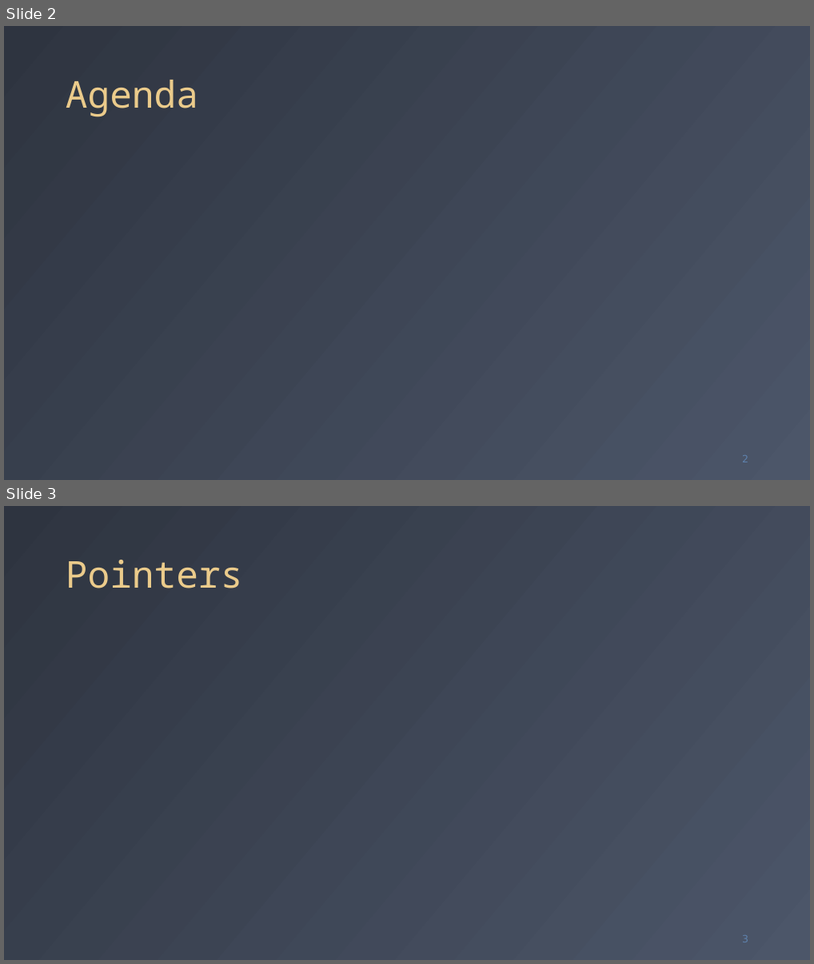
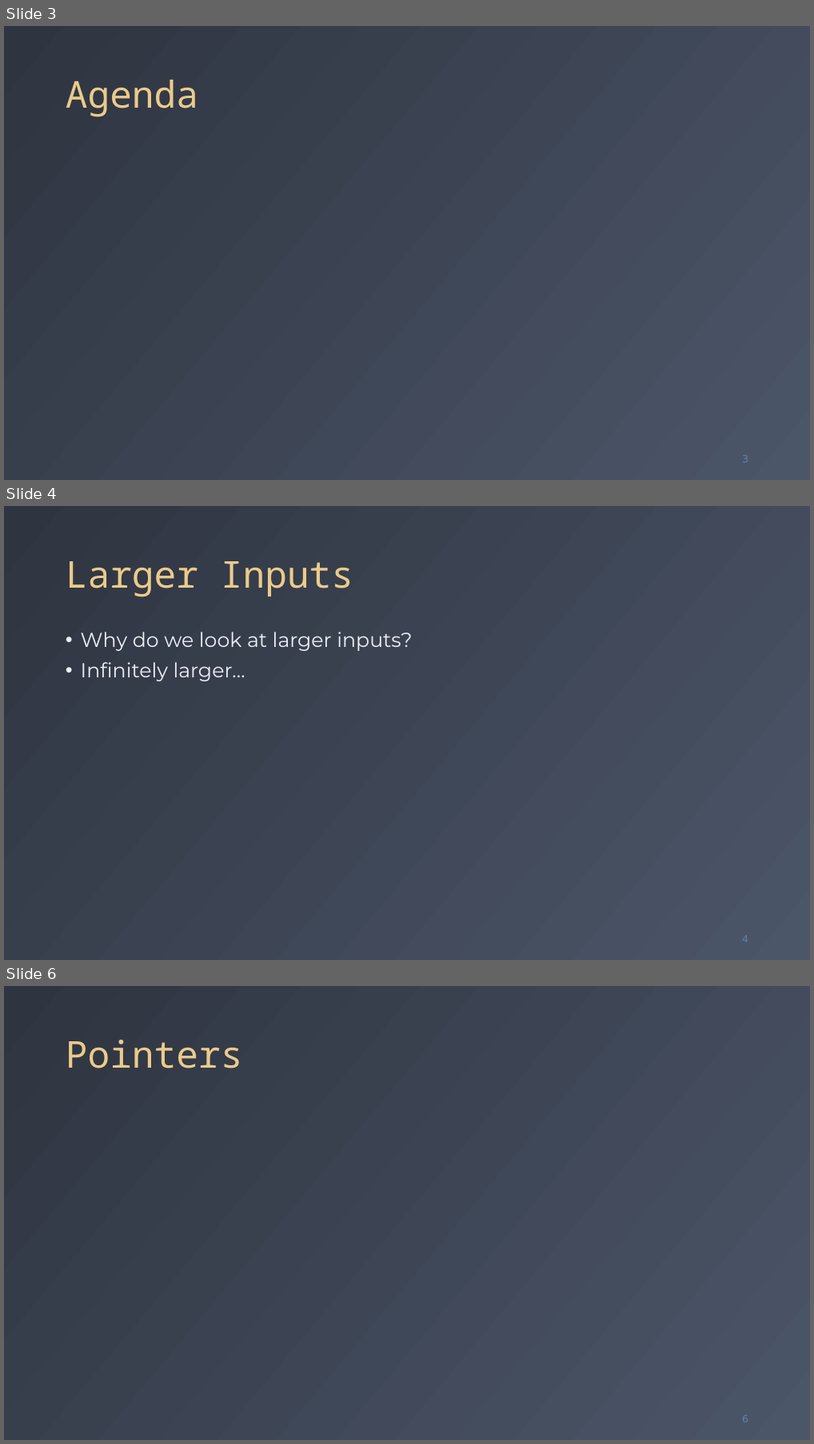
Before and after one commit to fchauvel/aldast-course, a slide deck: templates/slides_template.potx. Shown one above the other, each under a label of ours: slides 2 and 3 before the commit, slides 3, 4 and 6 after it; the slides between them are not shown. The pictures are 814x964 and 814x1444 pixels, drawn with LibreOffice and Linux fonts; fonts in the diff are those of the drawing. Boxes give left, top, right and bottom in pixels: in the first picture for what was removed or moved away, otherwise in the second. Text is boxed around its words. In the diff, an @@ line names an element or a change of style, - is before the commit and + after.

```diff
--- a/templates/slides_template.potx
+++ b/templates/slides_template.potx
@@ slide 4 added at (4, 506, 810, 960), background gradient #2E3440 to #4C5669 @@
@@ title added at (66, 561, 354, 597), 44 pt, text #EBCB8B @@
+Larger Inputs
@@ text added at (81, 632, 412, 681), 24 pt, text #ECEFF3 @@
+• Why do we look at larger inputs?
+• Infinitely larger…
@@ page number added at (742, 935, 749, 942), 12 pt, text #5E81AC @@
+4
@@ what was slide 2 is now slide 3 @@
@@ what was slide 3 is now slide 6 @@
@@ page number at (742, 1415, 749, 1422): text changed @@
-3
+6
```
Also in this commit, not shown: 2 slides changed, 2 other slides added, 12 other files.
